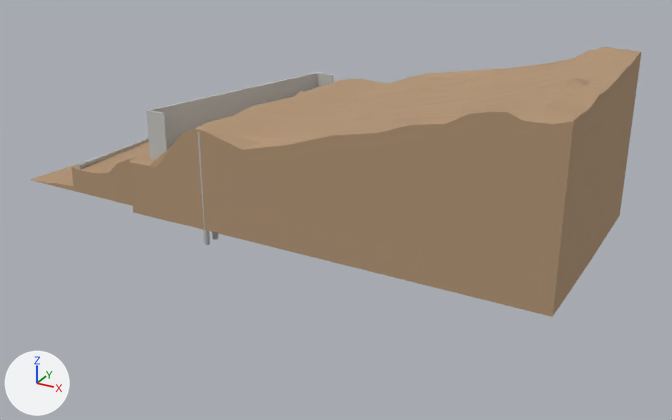
One commit to the glTF model models/cb1_spw5_rtw1.glb: the scene before it, then after it.
Camera for both pictures: a 50 mm camera at (46.9, -51.7, 29.5) aimed at (14.3, 7.5, -0.1). The lights are fixed; the arrows at lower left show +X, +Y and +Z. The older version comes first. Where no turn or scale is listed for an object, it has been applied to the vertices. Vertices at exactly the same position are counted once.

Objects in the first picture: 'RTW1', 'Terrain 03 - SPW5 +6.002' and 2 more.
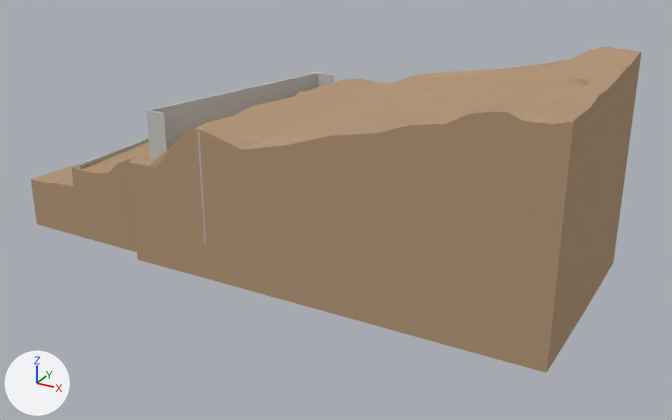
Commit message: Uniform terrain depth + remove Neighbour-Left

Boxes (x1, y1, x2, y2) around the edits, measured in the pictures (672 x 420 px; the box of a moved part takes in the faces that stretch with it):
'Terrain 03 - SPW5 +6.002', reshaped (21% taller): before (31, 47, 641, 317); after (31, 47, 641, 373)
part 1 of me_plane_364, moved or reshaped: before (33, 180, 620, 317); after (31, 180, 620, 373)

Patch to the scene script:
```diff
--- a/models/cb1_spw5_rtw1.glb.py
+++ b/models/cb1_spw5_rtw1.glb.py
@@ me_plane_364 @@
 # used by ob_terrain_03___spw5__6_002; location = (9.63, 8.31, 0.0)
-me_plane_364.from_pydata(...)  # 2184 vertices, 4364 faces; spans x -21.1..24.7, y -9.0..8.8, z 0.0..13.2
+me_plane_364.from_pydata(...)  # 2184 vertices, 4364 faces; spans x -21.1..24.7, y -9.0..8.8, z -4.2..13.2
+# me_plane_364 part 1: 1092 of the vertices in x -21.1..24.7, y -9.0..8.8, z 0.0 are moved by (0.0, 0.0, -4.1)
 me_plane_364.materials.append(mat_terrain07_simpleearth)
```
